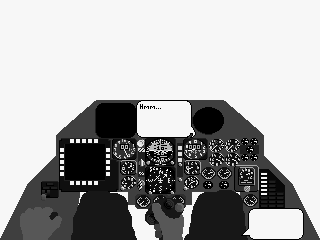
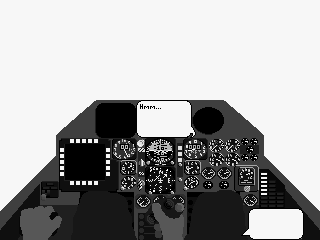
Revision of a layered 320×240 image; what changed, layer by layer:
painted on "LeftHand #1" over <box>21,206,53,214</box>
painted on "Throttle #2" over <box>19,211,59,236</box>
painted on "LeftHand" over <box>51,208,55,214</box>
painted on "Panels #1" over <box>0,184,320,240</box>
